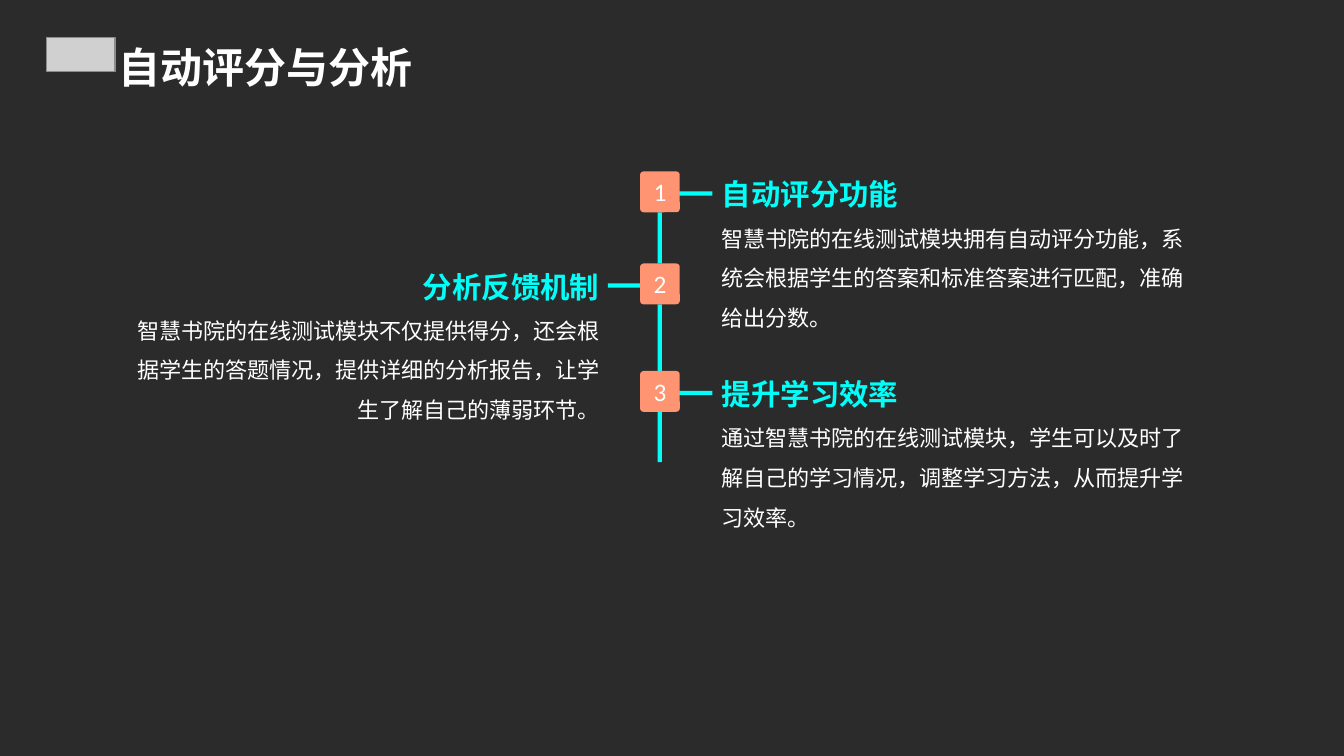
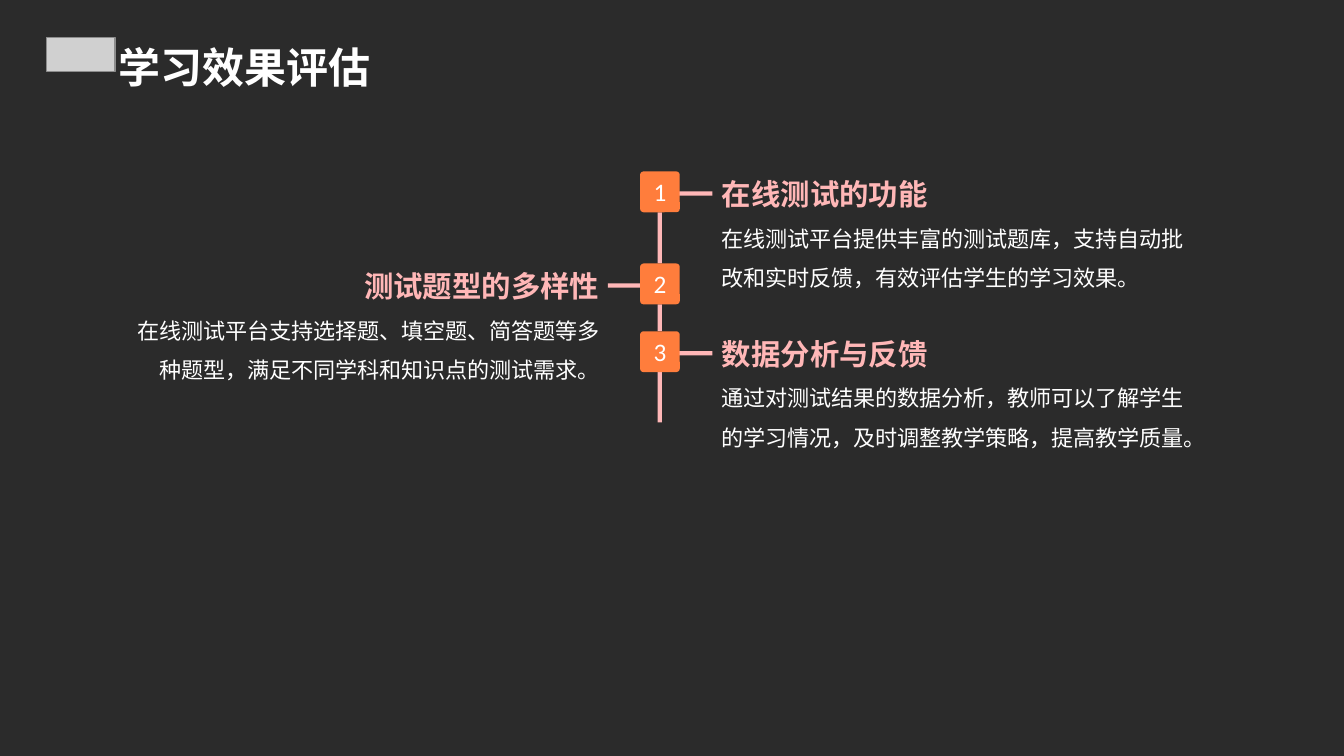
Before and after one commit to FlashLizard/Intelligent_Learning_Platform, a slide deck: slide 14 of src/generate_ppt/generate_ppt/ppttmp.ppt. Drawn at 1344x756 pixels with LibreOffice and Linux fonts; fonts in the diff are those of the drawing; grey boxes stand for pictures; background and template pictures are left out; a plain dark background stands for a picture behind light text. Boxes give left, top, right and bottom in pixels: in the first picture for what was removed or moved away, otherwise in the second. Text is boxed around its words. In the diff, an @@ line names an element or a change of style, - is before the commit and + after.

```diff
--- a/src/generate_ppt/generate_ppt/ppttmp.ppt
+++ b/src/generate_ppt/generate_ppt/ppttmp.ppt
@@ text at bbox=[118, 47, 370, 87]: text changed @@
-自动评分与分析
+学习效果评估
@@ text at bbox=[722, 180, 1184, 288]: text changed @@
-自动评分功能
-智慧书院的在线测试模块拥有自动评分功能，系统会根据学生的答案和标准答案进行匹配，准确给出分数。
+在线测试的功能
+在线测试平台提供丰富的测试题库，支持自动批改和实时反馈，有效评估学生的学习效果。
@@ text at bbox=[137, 272, 599, 380]: text changed @@
-分析反馈机制
-智慧书院的在线测试模块不仅提供得分，还会根据学生的答题情况，提供详细的分析报告，让学生了解自己的薄弱环节。
+测试题型的多样性
+在线测试平台支持选择题、填空题、简答题等多种题型，满足不同学科和知识点的测试需求。
@@ fill #00FFF8 to #FFB7B7 in 6 elements at bbox=[657, 213, 661, 264], bbox=[679, 192, 713, 196], bbox=[608, 283, 642, 287], bbox=[679, 351, 713, 355], bbox=[657, 372, 661, 422], bbox=[657, 304, 661, 332] @@
@@ rectangle: place and size @@
-rectangle at bbox=[657, 304, 661, 371]
+rectangle at bbox=[657, 304, 661, 332]
@@ fill #FE9471 to #FF7D3C in 3 elements at bbox=[640, 171, 680, 213], bbox=[640, 263, 680, 304], bbox=[640, 332, 680, 373] @@
@@ text at bbox=[722, 340, 1206, 448]: text changed @@
-提升学习效率
-通过智慧书院的在线测试模块，学生可以及时了解自己的学习情况，调整学习方法，从而提升学习效率。
+数据分析与反馈
+通过对测试结果的数据分析，教师可以了解学生的学习情况，及时调整教学策略，提高教学质量。
@@ 2 rectangles, 1 rounded rectangle: place and size @@
-2 rectangles, 1 rounded rectangle at bbox=[640, 371, 713, 463]
+2 rectangles, 1 rounded rectangle at bbox=[640, 332, 713, 422]
```
Also in this commit, not shown: 18 other slides changed, 1 slide added, 4 slides removed, 5 other files.
